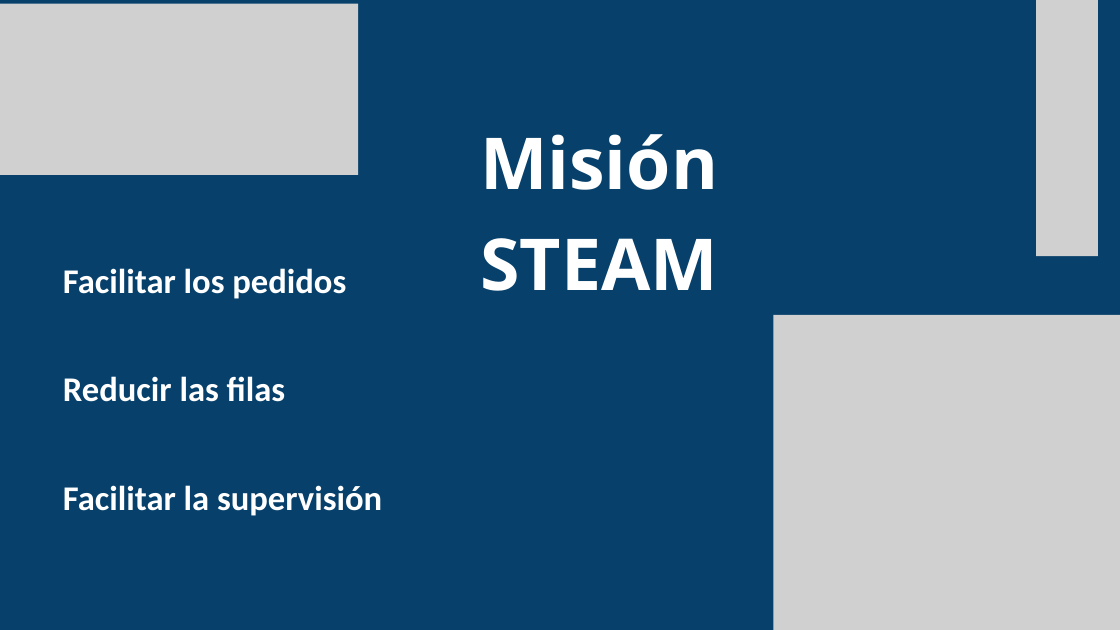
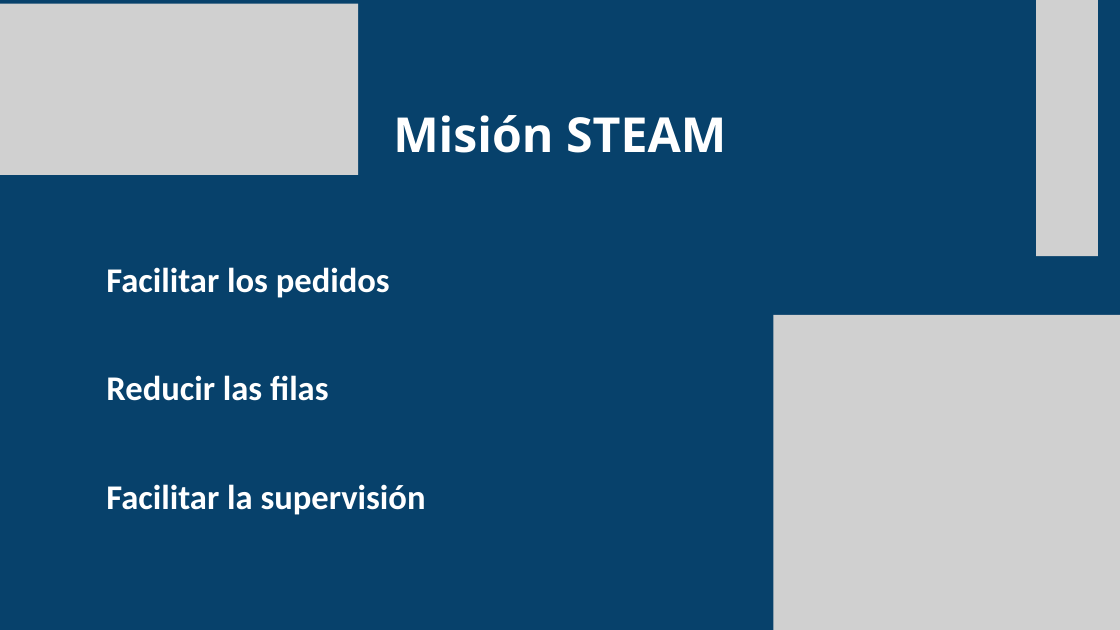
Before and after one commit to ejercitopalomazi9111-arch/mazi-central, a slide deck: slide 9 of fadori/presentacion/Fadori-STEAM.pptx. Drawn at 1120x630 pixels with LibreOffice and Linux fonts; fonts in the diff are those of the drawing; grey boxes stand for pictures. Boxes give left, top, right and bottom in pixels: in the first picture for what was removed or moved away, otherwise in the second. Text is boxed around its words. In the diff, an @@ line names an element or a change of style, - is before the commit and + after.

```diff
--- a/fadori/presentacion/Fadori-STEAM.pptx
+++ b/fadori/presentacion/Fadori-STEAM.pptx
@@ text "Misión STEAM" moved from (x1=480, y1=134, x2=718, y2=291) to (x1=393, y1=115, x2=726, y2=153) @@
@@ text "Misión STEAM" at (x1=393, y1=115, x2=726, y2=153): size 92 to 62 pt @@
@@ text "Facilitar los pedidos" moved from (x1=63, y1=268, x2=382, y2=516) to (x1=106, y1=267, x2=426, y2=515) @@
```
Also in this commit, not shown: 18 other slides changed, 5 other files.
